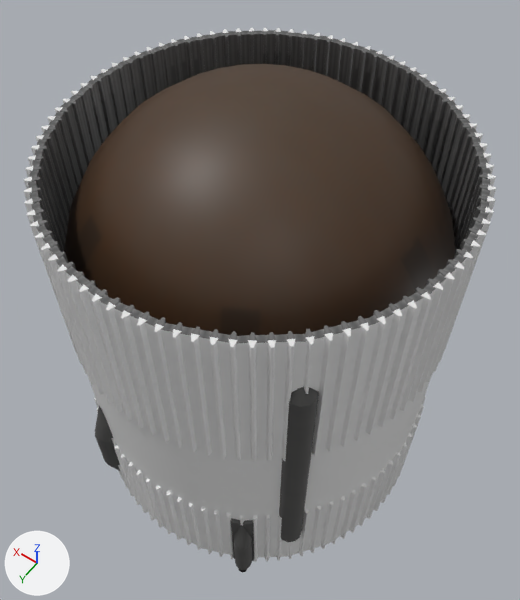
What one commit did to the FBX model KSPPartsUnity/Assets/PARTS/Uranus_Escape_Stage/ksprocket.fbx.
Both versions are drawn from a 50 mm camera at (-7.19, 10.06, 16.39) aimed at (0.53, -0.74, -0.59). Arrows for +X, +Y and +Z are at lower left; the lights stay in place.

Names of what the first picture shows: 'bits.004', 'tank.007'.
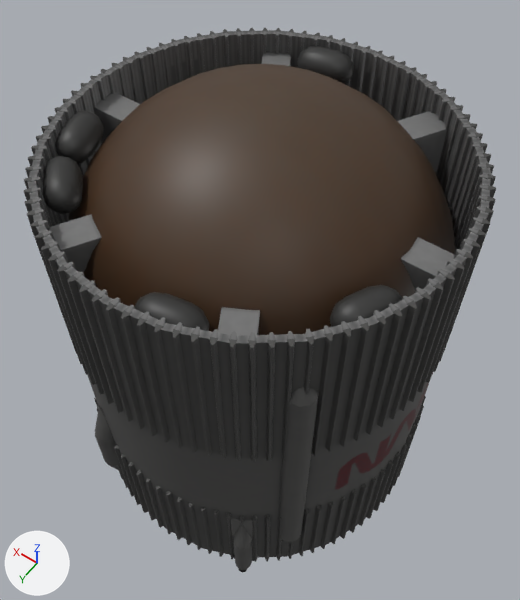
The change, as a diff of the scene's bpy script:
```diff
--- a/KSPPartsUnity/Assets/PARTS/Uranus_Escape_Stage/ksprocket.fbx.py
+++ b/KSPPartsUnity/Assets/PARTS/Uranus_Escape_Stage/ksprocket.fbx.py
@@ img_uom_escape_tank_png @@
+img_uom_escape_tank_png = load_image('uom_escape_tank.png', '../../../../raw/uom_escape_tank.png', 512, 512, 'sRGB')
@@ mat_uom_escape_tank_001 @@
+mat_uom_escape_tank_001 = principled_material('uom_escape_tank.001')
+mat_uom_escape_tank_001.texture = img_uom_escape_tank_png
@@ me_cylinder_184 @@
 me_cylinder_184.from_pydata(...)  # 1488 vertices, 924 faces; spans x -5.13..5.13, y -5.13..5.13, z -5.74..5.74
-me_cylinder_184.materials.append(mat_uom_escape_tank)  # white #e7e7e7
+me_cylinder_184.materials.append(mat_uom_escape_tank_001)  # picture img_uom_escape_tank_png
@@ me_cylinder_185 @@
 # used by ob_bits_004; location = (0.0, 0.0, 0.0)
-me_cylinder_185.from_pydata(...)  # 2334 vertices, 1736 faces; spans x -5.05..5.47, y -5.05..5.05, z -7.32..7.08
+me_cylinder_185.from_pydata(...)  # 3250 vertices, 2685 faces; spans x -5.05..5.47, y -5.05..5.05, z -9.53..7.08
+# me_cylinder_185 part 1: 18 vertices moved from x -2.81..5.11, y -4.58..4.58, z -5.73..-2.61 to x -2.81..5.11, y -4.58..4.58, z -5.72..-2.6; 916 vertices added at x -4.92..4.92, y -4.86..4.85, z -9.53..5.69
 me_cylinder_185.materials.append(mat_uom_escape_bits)
```

What differs and where, as boxes [x1, y1, x2, y2] in the pictures (520 x 600 px):
'tank.007', recoloured (grey to black)
    both: [24, 28, 496, 562]
part 1 of me_cylinder_185, built on
    before: [231, 518, 254, 561]
    after: [43, 46, 455, 561]
